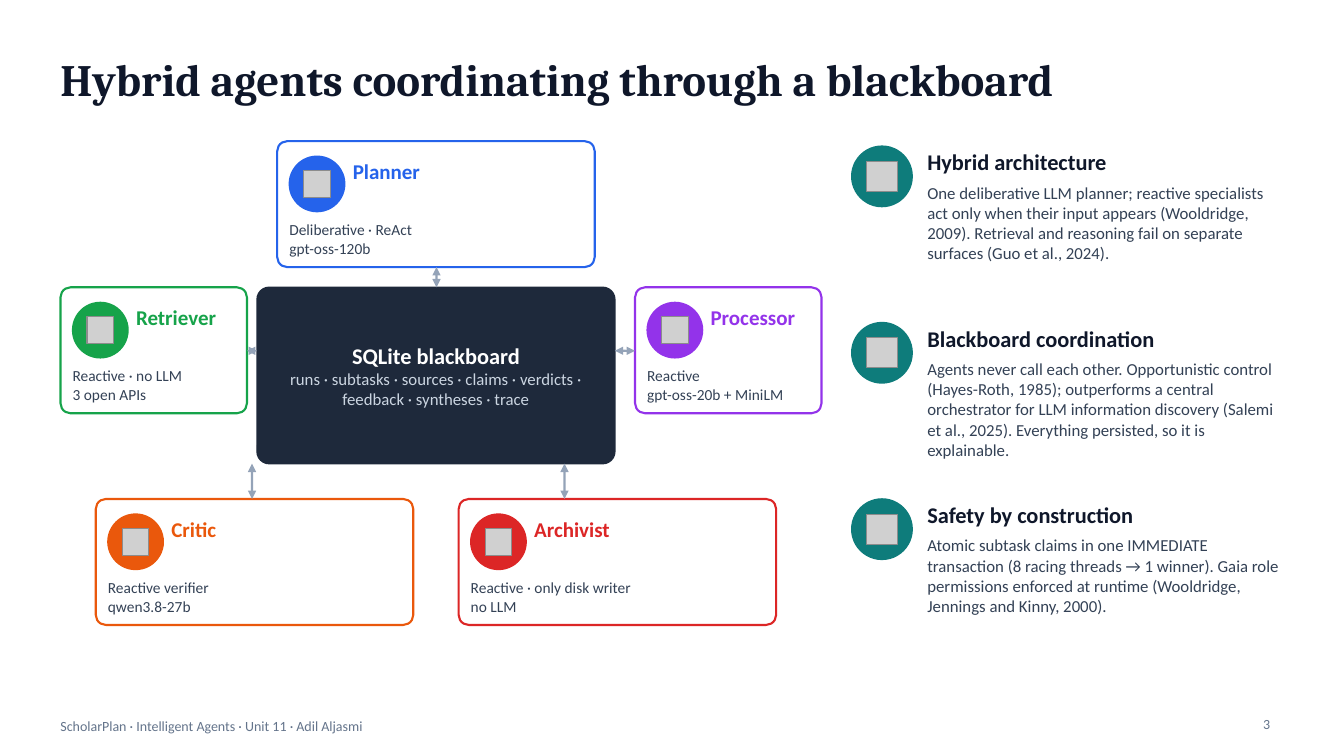
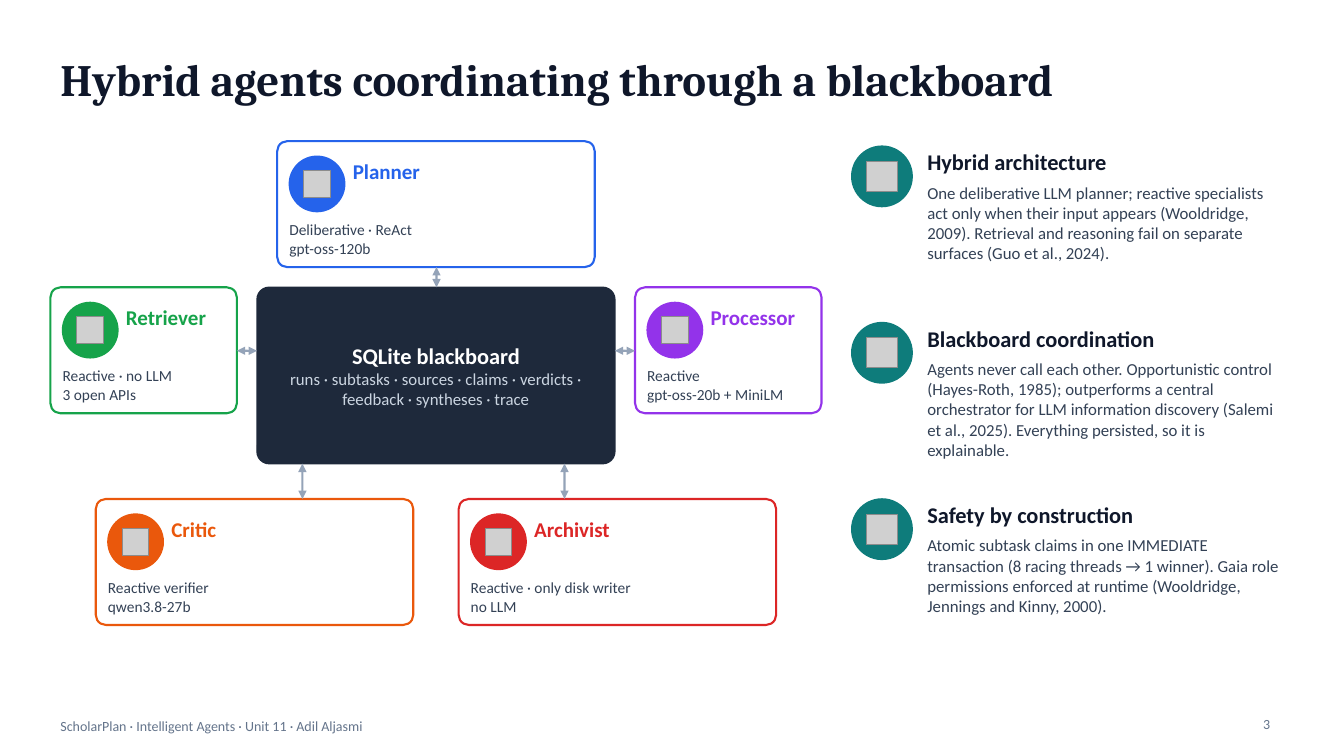
Before and after one commit to adilaljasmi/scholarplan, a slide deck: slide 3 of presentation/ScholarPlan_Unit11_Presentation.pptx. Drawn at 1344x756 pixels with LibreOffice and Linux fonts; fonts in the diff are those of the drawing; grey boxes stand for pictures. Boxes give left, top, right and bottom in pixels: in the first picture for what was removed or moved away, otherwise in the second. Text is boxed around its words. In the diff, an @@ line names an element or a change of style, - is before the commit and + after.

```diff
--- a/presentation/ScholarPlan_Unit11_Presentation.pptx
+++ b/presentation/ScholarPlan_Unit11_Presentation.pptx
@@ 2 texts, 1 picture, 1 rounded rectangle, 1 ellipse: place and size @@
-2 texts, 1 picture, 1 rounded rectangle, 1 ellipse at <box>60,287,247,413</box>
+2 texts, 1 picture, 1 rounded rectangle, 1 ellipse at <box>50,287,237,413</box>
@@ double arrow moved from (247, 351) - (257, 351) to (237, 351) - (257, 351) @@
@@ double arrow moved from (252, 464) - (252, 499) to (302, 464) - (302, 499) @@
```
Also in this commit, not shown: 5 other slides changed, 1 slide added, 1 slide removed, 27 other files.
